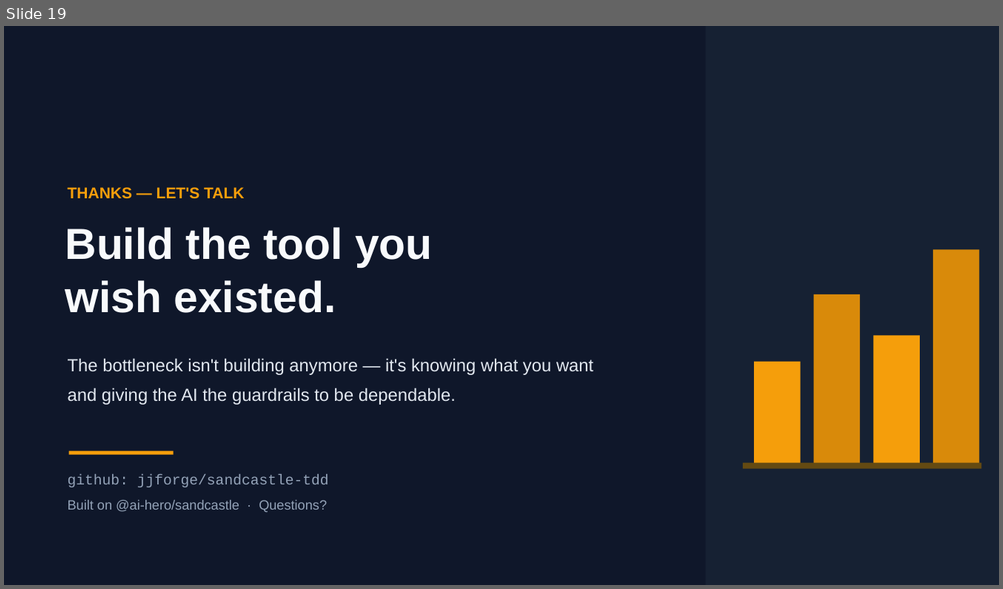
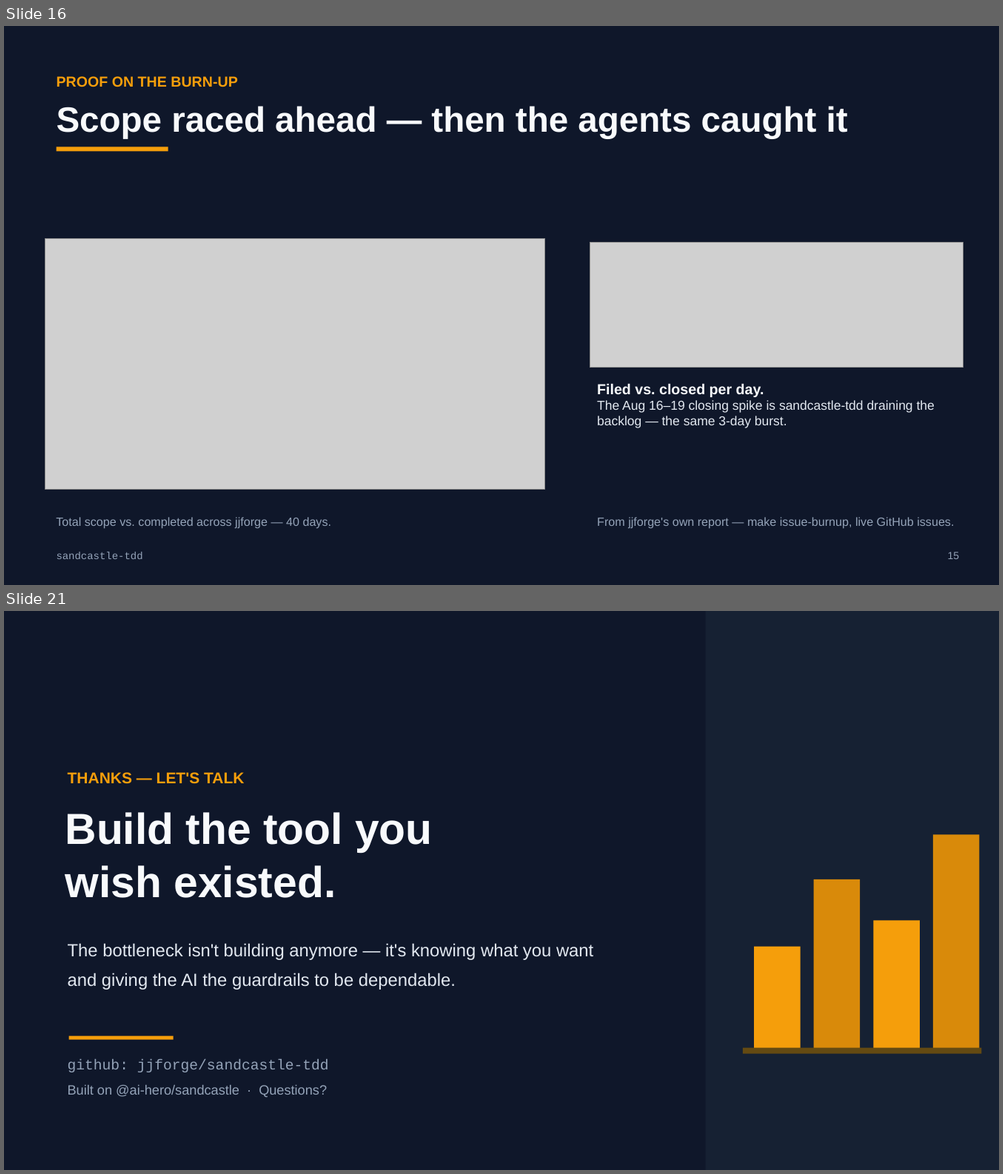
Before and after one commit to jjforge/vetinari, a slide deck: sandcastle-tdd-deck.pptx. Shown one above the other, each under a label of ours: slide 19 before the commit, slides 16 and 21 after it; the slides between them are not shown. The pictures are 1003x589 and 1003x1174 pixels, drawn with LibreOffice and Linux fonts; fonts in the diff are those of the drawing; grey boxes stand for pictures. Boxes give left, top, right and bottom in pixels: in the first picture for what was removed or moved away, otherwise in the second. Text is boxed around its words. In the diff, an @@ line names an element or a change of style, - is before the commit and + after.

```diff
--- a/sandcastle-tdd-deck.pptx
+++ b/sandcastle-tdd-deck.pptx
@@ slide 16 added at box(4, 26, 999, 585), background #FFFFFF @@
@@ rectangle added at box(4, 26, 999, 585), fill #0F172A @@
@@ text added at box(57, 76, 237, 87), 14 pt, text #F59E0B, bold @@
+PROOF ON THE BURN-UP
@@ text added at box(57, 106, 848, 138), 34 pt, text #F8FAFC, bold @@
+Scope raced ahead — then the agents caught it
@@ rectangle added at box(57, 147, 168, 151), fill #F59E0B @@
@@ picture added at box(45, 238, 545, 489) @@
@@ picture added at box(589, 242, 963, 368) @@
@@ text added at box(597, 383, 934, 429), 12.5 pt, text #E2E8F0 @@
+Filed vs. closed per day.
+The Aug 16–19 closing spike is sandcastle-tdd draining the backlog — the same 3-day burst.
@@ text added at box(56, 517, 332, 529), 11.5 pt, text #94A3B8 @@
+Total scope vs. completed across jjforge — 40 days.
@@ text added at box(597, 517, 953, 529), 11.5 pt, text #94A3B8 @@
+From jjforge's own report — make issue-burnup, live GitHub issues.
@@ text added at box(57, 552, 143, 560), 10 pt, text #94A3B8 @@
+sandcastle-tdd
@@ text added at box(948, 552, 959, 560), 10 pt, text #94A3B8 @@
+15
@@ what was slide 19 is now slide 21 @@
```
Also in this commit, not shown: 12 slides changed, 1 other slide added.
